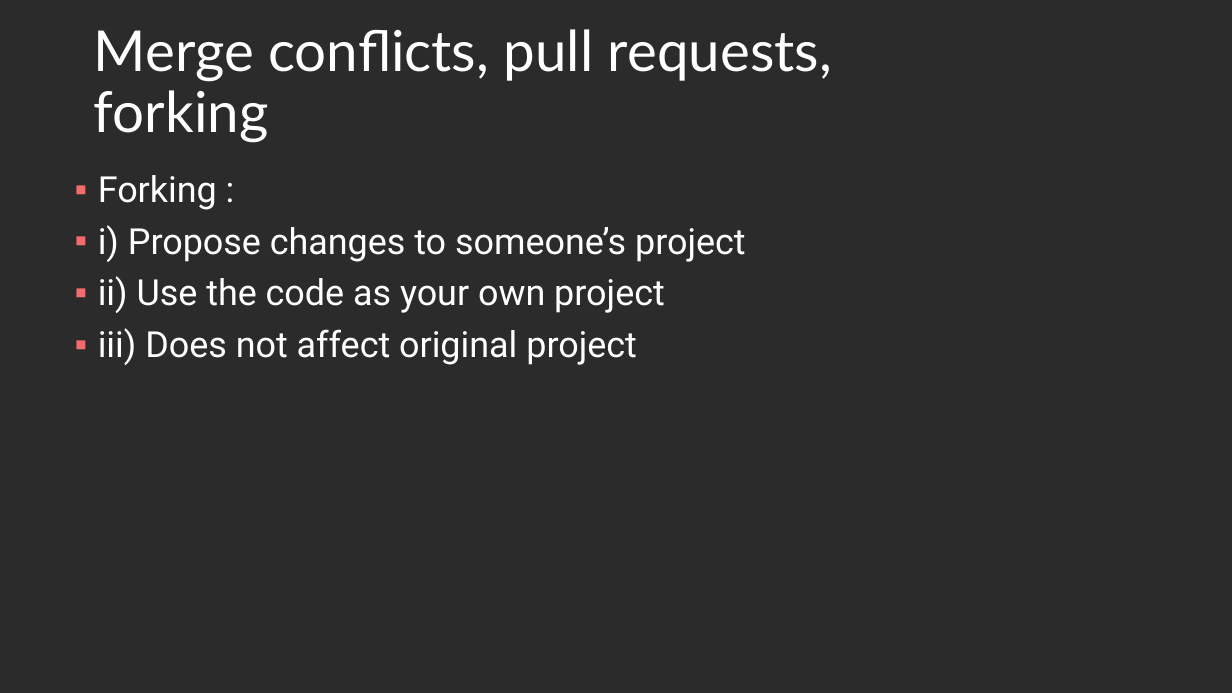
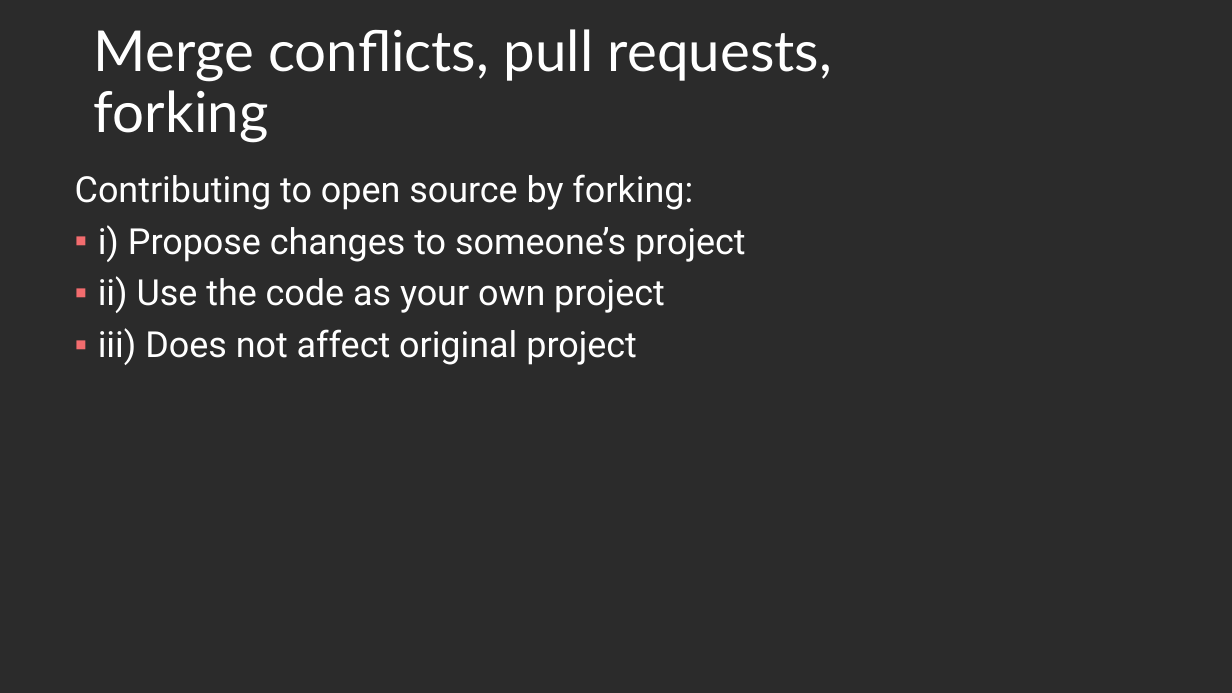
Before and after one commit to Light2Dark/git_tutorial, a slide deck: slide 24 of Git and Github.pptx (slide 22 before the commit). Drawn at 1232x693 pixels with LibreOffice and Linux fonts; fonts in the diff are those of the drawing; background and template pictures are left out; a plain dark background stands for a picture behind light text. Boxes give left, top, right and bottom in pixels: in the first picture for what was removed or moved away, otherwise in the second. Text is boxed around its words. In the diff, an @@ line names an element or a change of style, - is before the commit and + after.

```diff
--- a/Git and Github.pptx
+++ b/Git and Github.pptx
@@ text at <box>75,174,693,210</box>: text changed @@
-▪ Forking :
+Contributing to open source by forking:
```
Also in this commit, not shown: 6 other slides changed, 2 slides added.
